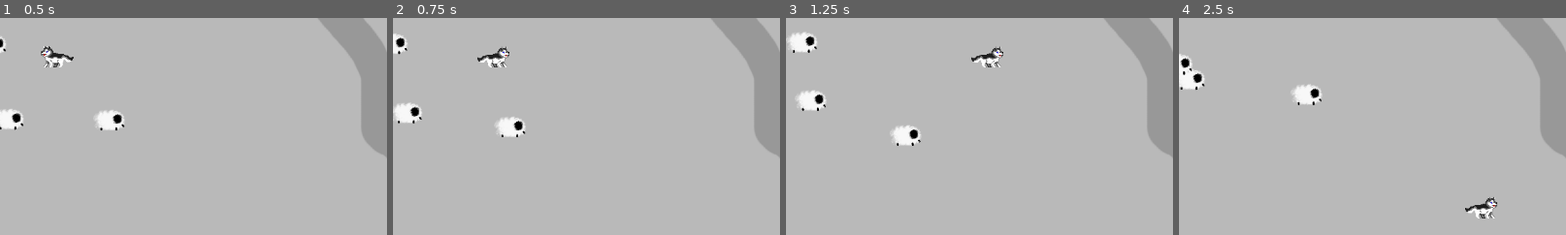
Above: before the commit, frames 1-4 (left to right).
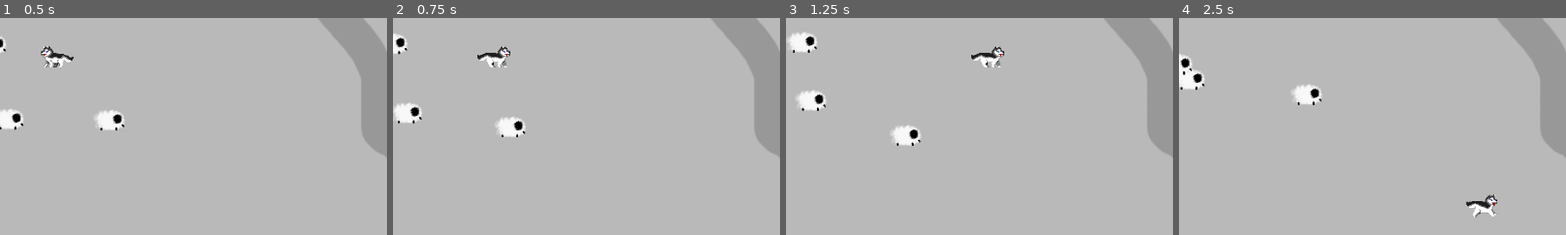
Above: after the commit, the same moments.

Repository: FarahKa/CalmBeforetheStorm
Game: Godot game, scene res://scenes/main_level.tscn
Two runs of this game, one before a commit and one after it. Both use one fixed random seed, a clock stepped at 60 frames per second and the inputs below.
Inputs:
- Up to frame 1 (0.5 s): no input
- Up to frame 2 (0.75 s): hold Right (ui_right) from 0.53 s (still down)
- Up to frame 3 (1.25 s): keep holding Right (ui_right)
- Up to frame 4 (2.5 s): release Right (ui_right) at 1.28 s; hold Down (ui_down) 1.28-2.03 s; hold Right (ui_right) from 2.03 s (still down)
The pictures show only the part of the screen within x 36-86%, y 20-70%; the shares and areas given below are measured in that part.

Frame 1 is identical in both runs. In frame 2, 0.3% of the frame differs, in the area x 21-31%, y 12-23%; in frame 3, 0.3%; in frame 4, 0.5%, in the area x 73-83%, y 81-93%.

Commit message:
Le chien tourne, il court, il idle

Diff:
--- a/scenes/animated_sprite_2d.gd
+++ /dev/null
@@ -1,17 +0,0 @@
-extends AnimatedSprite2D
-
-@onready var player: CharacterBody2D = $".."
-
-func _play() :
-	if player.player_status == "moving" :
-		play("run")
-	else :
-		play("idle")
-
-# Called when the node enters the scene tree for the first time.
-func _ready() -> void:
-	pass # Replace with function body.
-
-# Called every frame. 'delta' is the elapsed time since the previous frame.
-func _process(delta: float) -> void:
-	pass
--- a/scenes/player.tscn
+++ b/scenes/player.tscn
@@ -2,7 +2,6 @@
 
 [ext_resource type="Texture2D" uid="uid://bc7dgxe5hm47g" path="res://assets/characters/Dog_medium.png" id="1_6gdcy"]
 [ext_resource type="Script" path="res://scripts/movement/player.gd" id="1_sjhcc"]
-[ext_resource type="Script" path="res://scenes/animated_sprite_2d.gd" id="3_8xlgt"]
 
 [sub_resource type="AtlasTexture" id="AtlasTexture_2mi77"]
 atlas = ExtResource("1_6gdcy")
@@ -80,6 +79,8 @@
 "speed": 9.0
 }]
 
+[sub_resource type="GDScript" id="GDScript_xwh8i"]
+
 [sub_resource type="CapsuleShape2D" id="CapsuleShape2D_c6pha"]
 radius = 8.0
 height = 28.0
@@ -92,7 +93,7 @@
 sprite_frames = SubResource("SpriteFrames_no4qs")
 animation = &"idle"
 autoplay = "idle"
-script = ExtResource("3_8xlgt")
+script = SubResource("GDScript_xwh8i")
 
 [node name="CollisionShape2D" type="CollisionShape2D" parent="."]
 position = Vector2(-1, -11)
--- a/scripts/movement/player.gd
+++ b/scripts/movement/player.gd
@@ -5,28 +5,24 @@
 @onready var animated_sprite_2d: AnimatedSprite2D = $AnimatedSprite2D
 
 var input_direction
-var last_direction
 
 func _physics_process(_delta):
 	get_input()
 	move_and_slide()
+	var direction = Input.get_axis("ui_left", "ui_right")
+	if direction > 0 :
+		$AnimatedSprite2D.flip_h = true
+	elif direction < 0 :
+		$AnimatedSprite2D.flip_h = false
+
+	if direction == 0 :
+		$AnimatedSprite2D.play("idle")
+	else :
+		$AnimatedSprite2D.play("run")
+
+
 
 
 func get_input():
 	input_direction = Input.get_vector("ui_left", "ui_right", "ui_up", "ui_down")
 	velocity = input_direction * speed
-	if velocity :
-		if velocity.x > 0 :
-			$AnimatedSprite2D.flip_h = true
-			const last_direction = "left"
-		elif velocity.x < 0 :
-			$AnimatedSprite2D.flip_h = false
-			const last_direction = "right"
-	if input_direction :
-		if input_direction.x == 0 && input_direction.y == 0 :
-			const player_status = "idle"
-			print (player_status)
-
-		else :
-			const player_status = "moving"
-			print (player_status)
